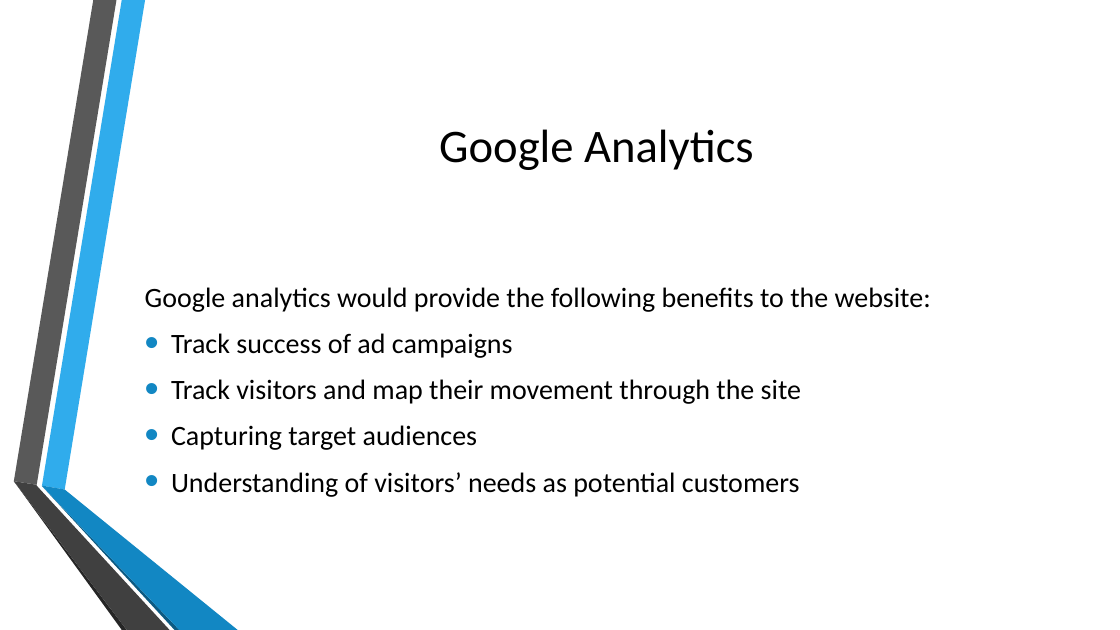
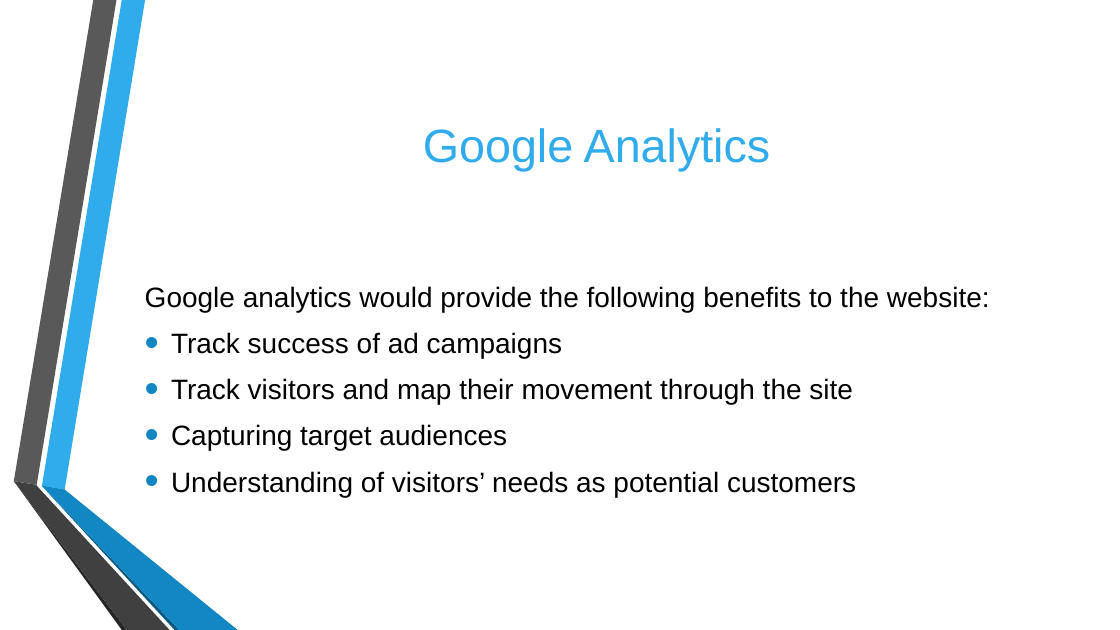
Before and after one commit to usmcamgrimm/WDD229-Advanced-Web-Design, a slide deck: slide 3 of Final/BevsBakeryFinal.pptx. Drawn at 1120x630 pixels with LibreOffice and Linux fonts; fonts in the diff are those of the drawing; background and template pictures are left out. Boxes give left, top, right and bottom in pixels: in the first picture for what was removed or moved away, otherwise in the second. Text is boxed around its words. In the diff, an @@ line names an element or a change of style, - is before the commit and + after.

```diff
--- a/Final/BevsBakeryFinal.pptx
+++ b/Final/BevsBakeryFinal.pptx
@@ title "Google Analytics" at <box>423,128,771,171</box>: font Calibri to Arial, text colour #000000 to #30ACEC @@
@@ text "Google analytics would provide the ..." at <box>145,286,990,497</box>: font Calibri to Arial @@
```
Also in this commit, not shown: 2 other slides changed, 5 slides added, 5 other files.
